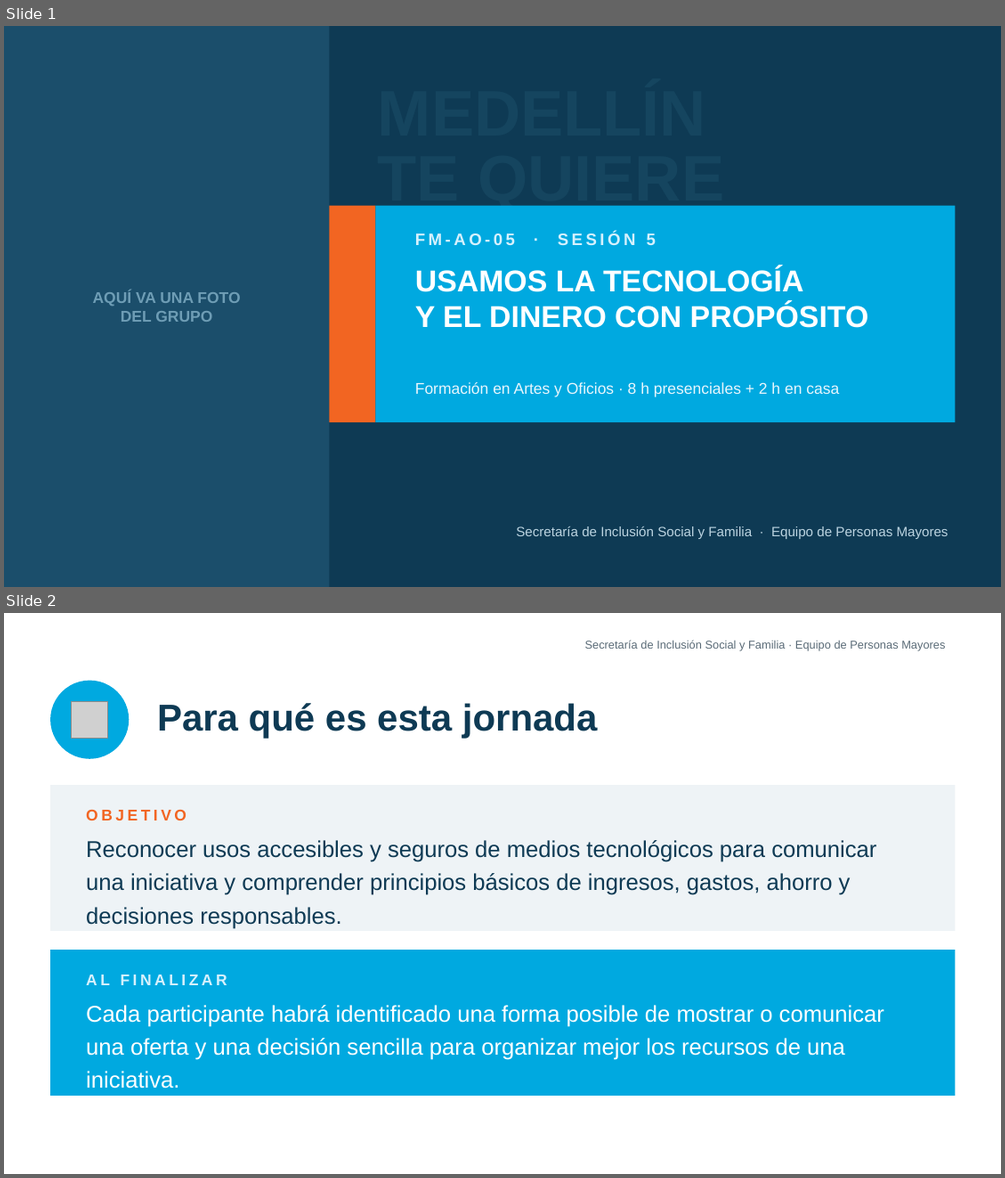
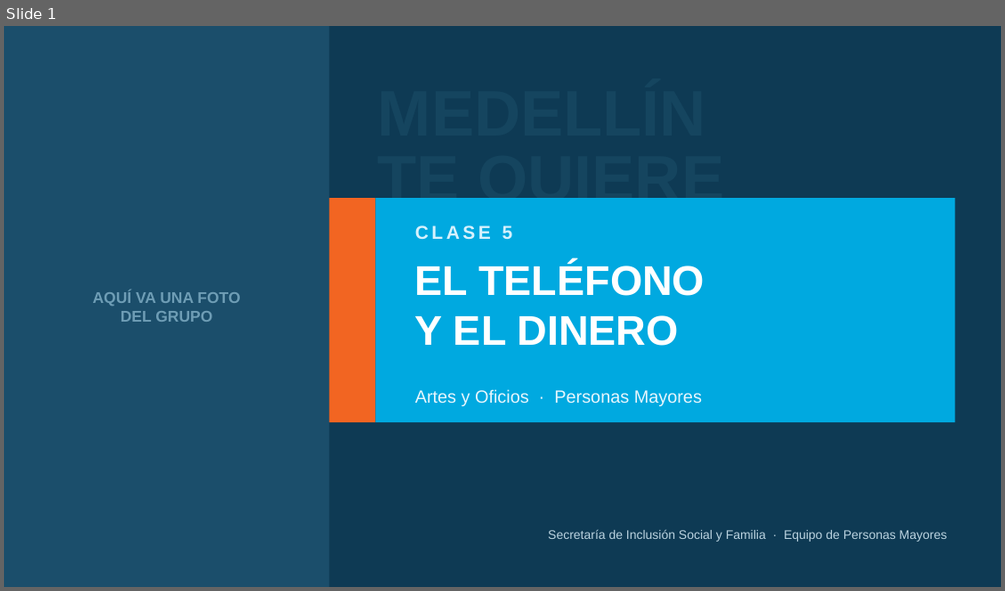
Before and after one commit to alquimia7ia-blip/Alquimia, a slide deck: docs/proyectos/personas-mayores/PPT_Sesion_5_Tecnologia_y_Dinero.pptx. Shown one above the other, each under a label of ours: slides 1 and 2 before the commit, slide 1 after it. The pictures are 1005x1178 and 1005x591 pixels, drawn with LibreOffice and Linux fonts; fonts in the diff are those of the drawing; grey boxes stand for pictures. Boxes give left, top, right and bottom in pixels: in the first picture for what was removed or moved away, otherwise in the second. Text is boxed around its words. In the diff, an @@ line names an element or a change of style, - is before the commit and + after.

```diff
--- a/docs/proyectos/personas-mayores/PPT_Sesion_5_Tecnologia_y_Dinero.pptx
+++ b/docs/proyectos/personas-mayores/PPT_Sesion_5_Tecnologia_y_Dinero.pptx
@@ slide 2 removed at (4, 613, 1001, 1174), background #FFFFFF @@
@@ text removed at (585, 640, 945, 651) @@
-Secretaría de Inclusión Social y Familia · Equipo de Personas Mayores
@@ ellipse removed at (50, 681, 129, 759) @@
@@ picture removed at (72, 701, 107, 737) @@
@@ text removed at (157, 703, 598, 738) @@
-Para qué es esta jornada
@@ rectangle removed at (50, 785, 955, 931) @@
@@ text removed at (86, 809, 186, 820) @@
-OBJETIVO
@@ text removed at (86, 840, 876, 929) @@
-Reconocer usos accesibles y seguros de medios tecnológicos para comunicar una iniciativa y comprender principios básicos de ingresos, gastos, ahorro y decisiones responsables.
@@ rectangle removed at (50, 949, 955, 1095) @@
@@ text removed at (86, 974, 227, 985) @@
-AL FINALIZAR
@@ text removed at (86, 1005, 884, 1088) @@
-Cada participante habrá identificado una forma posible de mostrar o comunicar una oferta y una decisión sencilla para organizar mejor los recursos de una iniciativa.
@@ slide 1 changed as well @@
@@ rectangle: place and size @@
-rectangle at (329, 206, 376, 422)
+rectangle at (329, 198, 376, 422)
@@ rectangle: place and size @@
-rectangle at (376, 206, 955, 422)
+rectangle at (376, 198, 955, 422)
@@ text at (415, 225, 513, 239): text changed; size 16 to 18 pt @@
-FM-AO-05 · SESIÓN 5
+CLASE 5
@@ text at (415, 263, 704, 346): text changed; size 29 to 40 pt @@
-USAMOS LA TECNOLOGÍA
-Y EL DINERO CON PROPÓSITO
+EL TELÉFONO
+Y EL DINERO
@@ text at (415, 389, 702, 406): text changed; size 15 to 17 pt @@
-Formación en Artes y Oficios · 8 h presenciales + 2 h en casa
+Artes y Oficios · Personas Mayores
@@ text "Secretaría de Inclusión Social y ..." at (548, 529, 947, 541): size 13 to 12 pt @@
```
Also in this commit, not shown: 4 other slides changed, 20 slides added, 21 other slides removed, 4 other files.
